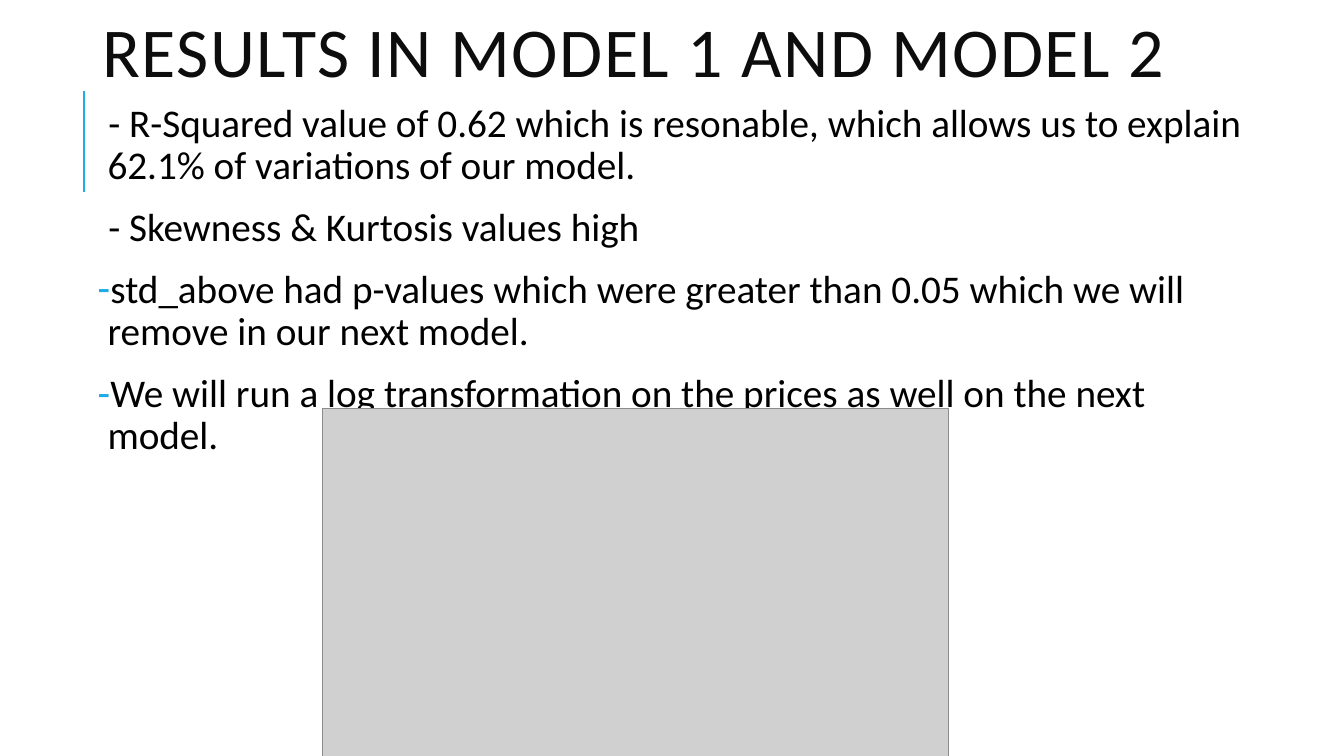
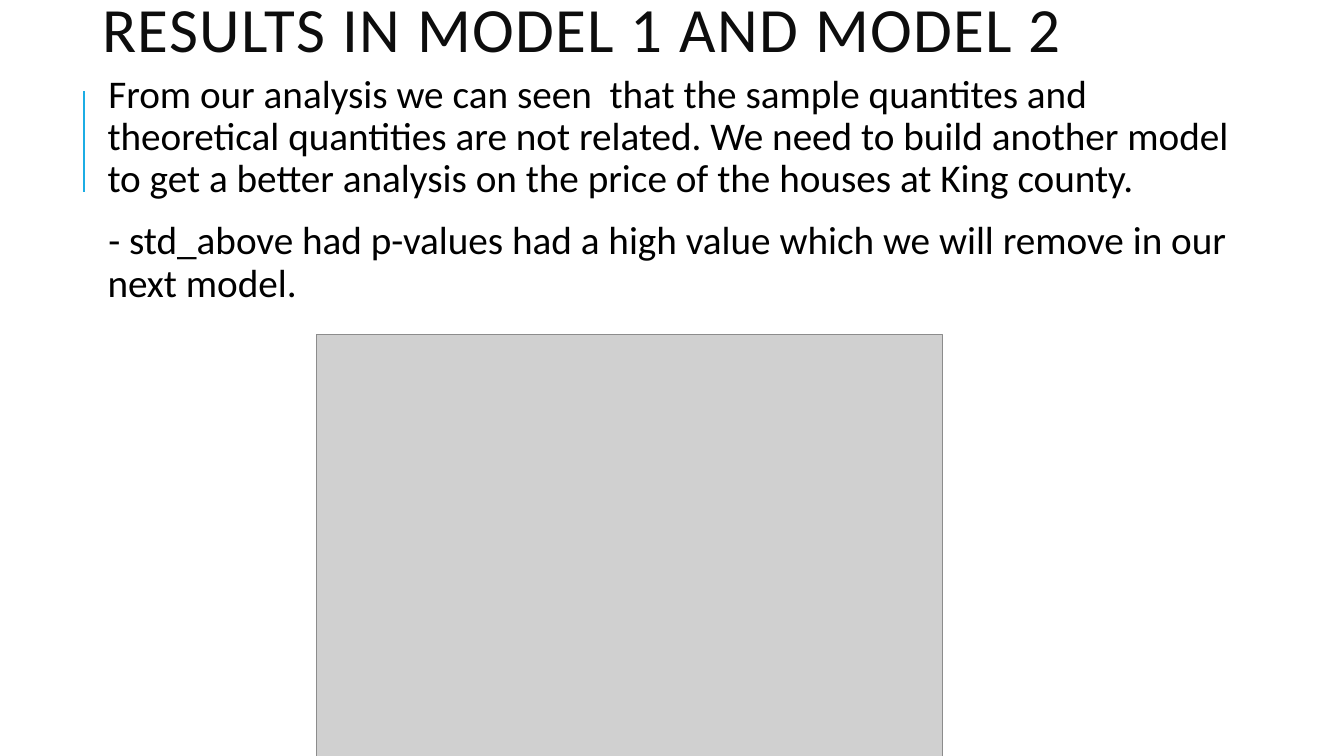
Before and after one commit to Coderunner98/Phase-2-project, a slide deck: slide 6 of House Pricing Analysis ppt.pptx. Drawn at 1344x756 pixels with LibreOffice and Linux fonts; fonts in the diff are those of the drawing; grey boxes stand for pictures. Boxes give left, top, right and bottom in pixels: in the first picture for what was removed or moved away, otherwise in the second. Text is boxed around its words. In the diff, an @@ line names an element or a change of style, - is before the commit and + after.

```diff
--- a/House Pricing Analysis ppt.pptx
+++ b/House Pricing Analysis ppt.pptx
@@ title "RESULTS IN MODEL 1 AND ..." at [102, 11, 1061, 53]: size 50 to 45 pt @@
@@ text at [108, 80, 1228, 298]: text changed @@
-  - R-Squared value of 0.62 which is resonable, which allows us to explain 62.1% of variations of our model.
-  - Skewness & Kurtosis values high
-– std_above had p-values which were greater than 0.05 which we will remove in our next model.
-– We will run a log transformation on the prices as well on the next model.
+  From our analysis we can seen that the sample quantites and theoretical quantities are not related. We need to build another model to get a better analysis on the price of the houses at King county.
+  - std_above had p-values had a high value which we will remove in our next model.
@@ picture: place and size @@
-picture at [323, 408, 949, 756]
+picture at [317, 335, 943, 756]
```
Also in this commit, not shown: 5 other slides changed, 2 slides added, 1 slide removed.
